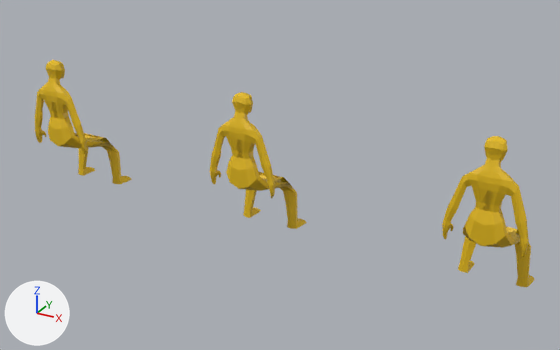
Renders of the glTF model project/assets/row_4.glb from each side of a commit.
Before and after are seen from a 50 mm camera at (2.06, -10.5, 3.26) aimed at (-0.82, -5.27, 0.64). The lights are fixed; the arrows at lower left show +X, +Y and +Z. Vertices at the same position are counted once.

The older version as bpy lines, for what is in view:
```python
mat_person = principled_material('Person')
mat_person.base_color = (0.8, 0.507, 0.00674)  # yellow #e7bd13
me_student = bpy.data.meshes.new('student')
me_student.from_pydata(...)  # 370 vertices, 771 faces; spans x -1.32..1.32, y 0.24..7.1, z -0.46..3.08
me_student.materials.append(mat_person)  # yellow #e7bd13
ob_student_009 = bpy.data.objects.new('Student.009', me_student)
ob_student_009.location = (0.981, -5.519, 0.02)
ob_student_009.rotation_euler = (1.571, 0.0, -3.142)  # degrees (90, 0, -180)
ob_student_009.scale = (0.23, 0.195, 0.195)
ob_student_010 = bpy.data.objects.new('Student.010', me_student)
ob_student_010.location = (-2.996, -5.519, 0.02)
ob_student_010.rotation_euler = (1.571, 0.0, -3.142)  # degrees (90, 0, -180)
ob_student_010.scale = (0.23, 0.195, 0.195)
ob_student_011 = bpy.data.objects.new('Student.011', me_student)
ob_student_011.location = (-1.021, -5.519, 0.02)
ob_student_011.rotation_euler = (1.571, 0.0, -3.142)  # degrees (90, 0, -180)
ob_student_011.scale = (0.23, 0.195, 0.195)
```
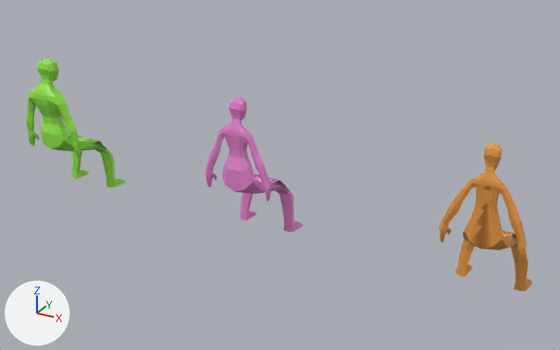
Commit message: student variations

The change in detail:
Material 'Person' (mat_person) changes colour from yellow #e7bd13 to pink #e785d1; in linear values from (0.8, 0.507, 0.00674) to (0.8, 0.235, 0.635).
Material 'Person.011' (mat_person_011) is new.
Its base color is (0.296, 0.8, 0.0627) (green #94e747).
Material 'Person.010' (mat_person_010) is new.
Its base color is (0.8, 0.326, 0.0575) (orange #e79b44).
me_student is used by ob_student_009; location (0.981, -5.519, 0.02); rotation (1.571, 0.0, -3.142), in degrees (90, 0, -180); scale (0.23, 0.195, 0.195).
me_student had 370 vertices, 771 faces and spanned x -1.32..1.32, y 0.24..7.1, z -0.46..3.08.
me_student now has 370 vertices, 771 faces and spans x -1.32..1.32, y 0.24..7.0, z -0.42..3.08.
me_student part 1: 167 of 370 vertices moved; they spanned x -1.19..1.19, y 3.85..7.1, z -0.46..0.43 and now span x -1.07..1.07, y 3.93..7.0, z -0.42..0.36; mean shift (0.0, -0.01, 0.0); largest move (-1.05, 4.67, -0.29) -> (-0.86, 4.82, -0.26).
Mesh me_student_011 is new.
It has 370 vertices, 771 faces and spans x -1.32..1.32, y 0.24..7.25, z -0.6..3.08.
It uses material mat_person_011 (green #94e747).
Mesh me_student_010 is new.
It has 370 vertices, 771 faces and spans x -1.32..1.32, y 0.24..6.96, z -0.33..3.08.
It uses material mat_person_010 (orange #e79b44).
Object 'Student.009' (ob_student_009) now shows me_student_010 instead of me_student.
Object 'Student.009' (ob_student_009) moves from (0.981, -5.519, 0.02) to (0.981, -5.583, 0.02).
Object 'Student.010' (ob_student_010) now shows me_student_011 instead of me_student.
Object 'Student.010' (ob_student_010) moves from (-2.996, -5.519, 0.02) to (-2.996, -5.609, 0.02).
Object 'Student.011' (ob_student_011) moves from (-1.021, -5.519, 0.02) to (-1.021, -5.585, 0.02).

Changed parts and their boxes [x1, y1, x2, y2] in the pictures (560 x 350 px; the box of a moved part takes in the faces that stretch with it):
'Student.009', recoloured, reshaped, moved: before [442, 136, 534, 287]; after [439, 143, 533, 291]
'Student.011', recoloured, reshaped, moved: before [210, 92, 307, 229]; after [205, 97, 303, 232]
'Student.010', recoloured, reshaped, moved: before [35, 60, 132, 184]; after [26, 59, 126, 187]
part 1 of me_student, moved or reshaped: before [35, 60, 528, 246]; after [206, 97, 270, 192]
